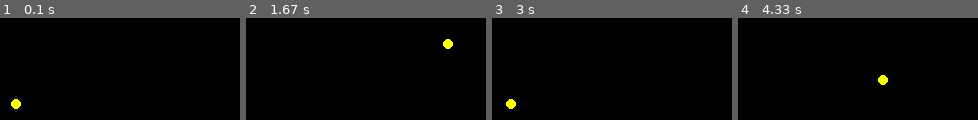
Above: before the commit, frames 1-4 (left to right).
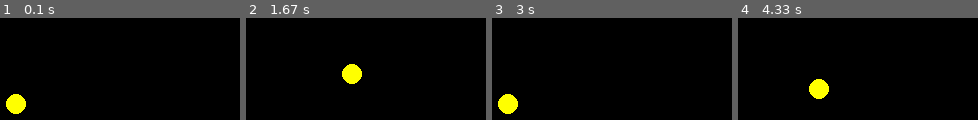
Above: after the commit, the same moments.

Repository: mgax/cs4hs-pygame
Game: pygame game, started from game.py
The game is run twice, just before and just after one commit, with the same random seed, the same clock (stepped at 60 frames per second) and the same inputs.
Inputs:
- Up to frame 1 (0.1 s): no input
- Up to frame 2 (1.67 s): hold Right 0.33-0.8 s; hold Up 0.83-1.13 s; hold Right 1.17-1.63 s
- Up to frame 3 (3 s): hold Left 1.67-2.2 s; hold Down 2.23-2.53 s; hold Left 2.57-2.97 s
- Up to frame 4 (4.33 s): hold Up 3-3.37 s; hold Right 3.4-4.03 s; hold Down from 4.07 s (still down)

The runs differ from the first frame. In frame 1, 0.9% of the frame differs, in the area x 2-11%, y 74-95%; in frame 2, 1.6%, in the area x 40-87%, y 20-65%; in frame 3, 0.9%; in frame 4, 1.6%.

Commit message:
rewrite the simple game with newfound knowledge

Diff:
--- a/game.py
+++ b/game.py
@@ -1,21 +1,20 @@
-import time
 import pygame
 
-SIZE_X = 640
-SIZE_Y = 480
-SPEED = 3
+SCREEN_SIZE = (640, 480)
+SPEED = 5
+BALL_SIZE = 20
 
 
 def translate(pos, delta):
     return (pos[0] + delta[0], pos[1] + delta[1])
 
 
-class game:
-    pos = (SIZE_X / 2, SIZE_Y / 2)
-
-
 def main():
-    game.screen = pygame.display.set_mode((SIZE_X, SIZE_Y))
+    screen_rect = pygame.Rect((0, 0), SCREEN_SIZE)
+    screen = pygame.display.set_mode(screen_rect.size)
+    color = pygame.Color('#ffff00')
+    pos = pygame.Rect((0, 0), (BALL_SIZE, BALL_SIZE))
+    pos.center = screen_rect.center
 
     while True:
         for event in pygame.event.get():
@@ -24,23 +23,21 @@
                     return
 
         pressed_keys = pygame.key.get_pressed()
-        new_pos = game.pos
         if pressed_keys[pygame.K_RIGHT]:
-            new_pos = translate(new_pos, (SPEED, 0))
+            pos.move_ip(SPEED, 0)
         if pressed_keys[pygame.K_LEFT]:
-            new_pos = translate(new_pos, (-SPEED, 0))
+            pos.move_ip(-SPEED, 0)
         if pressed_keys[pygame.K_DOWN]:
-            new_pos = translate(new_pos, (0, SPEED))
+            pos.move_ip(0, SPEED)
         if pressed_keys[pygame.K_UP]:
-            new_pos = translate(new_pos, (0, -SPEED))
+            pos.move_ip(0, -SPEED)
 
-        if 0 < new_pos[0] < SIZE_X and 0 < new_pos[1] < SIZE_Y:
-            game.pos = new_pos
+        pos.clamp_ip(screen_rect)
 
-        game.screen.fill(pygame.Color('#000000'))
-        pygame.draw.circle(game.screen, pygame.Color('#ffff00'), game.pos, 5)
+        screen.fill(pygame.Color('#000000'))
+        pygame.draw.circle(screen, color, pos.center, BALL_SIZE / 2)
         pygame.display.flip()
-        pygame.time.wait(15)
+        pygame.time.wait(50)
 
 
 if __name__ == '__main__':
